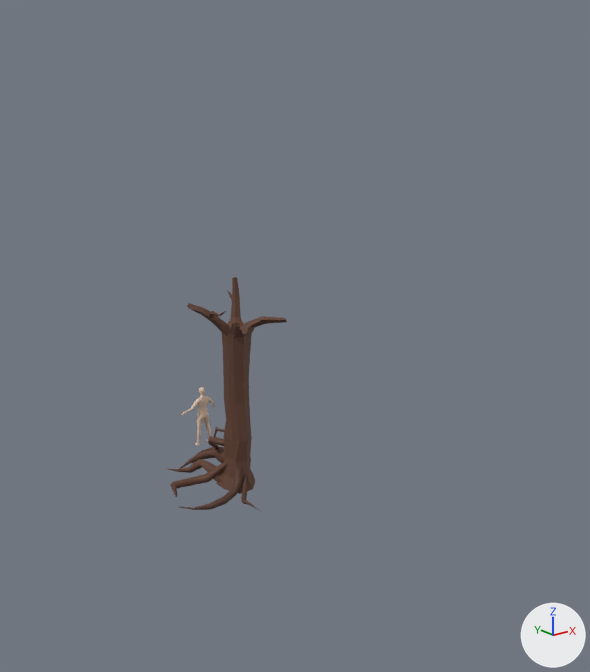
Two versions of the FBX model Amelia Blume/Assets/Meshes/hotw_v2.fbx, one commit apart.
Before and after are seen from a camera (50 mm lens) standing at (-44.2, -67.0, 40.5) and looking at (0.5, -11.2, 18.2). Lighting does not change. The marker at lower right points along +X, +Y and +Z. Where no turn or scale is listed for an object, it has been applied to the vertices.

Objects in the first picture: 'BezierCurve', 'Cube', 'python_hotw_makehuman-proxy741', 'root.002', 'root.003', 'root.004', 'root.005'.
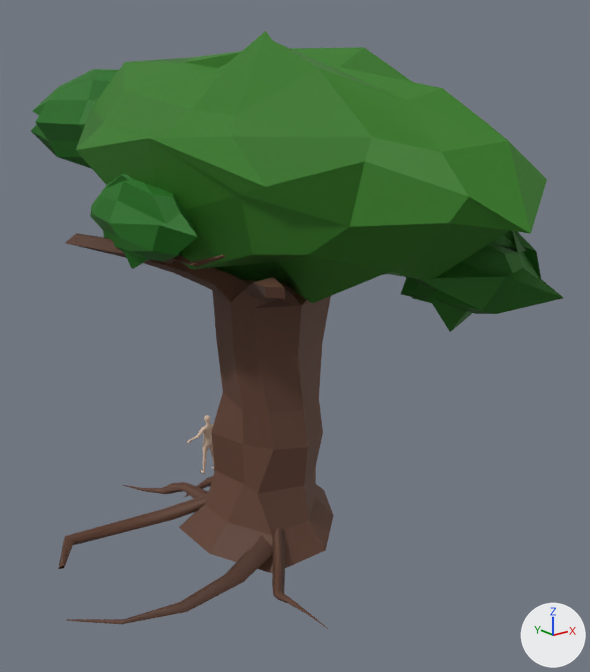
Boxes (x1, y1, x2, y2) around the edits, measured in the pictures (590 x 672 px):
'treetop.000', added (green)
    after: (76, 31, 547, 303)
'trunk', added (brown)
    after: (65, 233, 384, 574)
'treetop.004', added (green)
    after: (401, 230, 563, 332)
'treetop.001', added (green)
    after: (90, 173, 198, 269)
'Cube', deleted (brown)
    before: (187, 277, 287, 494)
'treetop.003', added (green)
    after: (31, 69, 119, 169)
'root.005', moved, turned, rescaled
    before: (180, 466, 243, 510)
    after: (66, 534, 273, 624)
'root.003', moved, turned, rescaled
    before: (170, 461, 228, 497)
    after: (58, 494, 208, 569)
'root.007', added (brown)
    after: (272, 528, 328, 629)
'python_hotw_makehuman-proxy741', moved
    before: (181, 387, 215, 446)
    after: (187, 415, 214, 474)
'root.002', moved, rescaled
    before: (169, 459, 223, 483)
    after: (121, 482, 209, 499)
'root.004', moved
    before: (179, 447, 225, 469)
    after: (185, 476, 213, 497)
'BezierCurve', deleted
    before: (241, 476, 261, 512)

Patch to the scene script:
```diff
--- a/Amelia Blume/Assets/Meshes/hotw_v2.fbx.py
+++ b/Amelia Blume/Assets/Meshes/hotw_v2.fbx.py
@@ ob_root_002 @@
 ob_root_002 = bpy.data.objects.new('root.002', me_mesh_001)
-ob_root_002.location = (-2.2, 0.0, 0.9)
+ob_root_002.location = (-3.6, -0.5, -2.1)
 ob_root_002.rotation_euler = (0.0, 0.0, 1.735)  # degrees (0, 0, 99)
+ob_root_002.scale = (2.1, 1.64, 1.0)
@@ ob_root_005 @@
 ob_root_005 = bpy.data.objects.new('root.005', me_mesh_007)
-ob_root_005.location = (-4.357, 0.0394, 0.233)
-ob_root_005.rotation_euler = (0.0832, 0.282, 1.892)  # degrees (4.8, 16, 108)
+ob_root_005.parent = ob_trunk
+ob_root_005.location = (5.533, -3.149, -1.012)
+ob_root_005.rotation_euler = (-0.00864, 0.37, -1.214)  # degrees (-0.5, 21, -70)
+ob_root_005.scale = (1.44, 1.35, 1.33)
@@ ob_beziercurve @@
-ob_beziercurve = bpy.data.objects.new('BezierCurve', me_mesh_006)
@@ ob_cube @@
-ob_cube = bpy.data.objects.new('Cube', me_cube_002)
@@ ob_root_004 @@
 ob_root_004 = bpy.data.objects.new('root.004', me_mesh_004)
-ob_root_004.location = (-2.0, 0.8, 1.9)
+ob_root_004.location = (-1.0, 0.0, -1.0)
@@ ob_root_003 @@
 ob_root_003 = bpy.data.objects.new('root.003', me_mesh)
-ob_root_003.location = (-2.625, 2.219, 0.233)
-ob_root_003.rotation_euler = (0.0, 0.0, 1.735)  # degrees (0, 0, 99)
+ob_root_003.parent = ob_trunk
+ob_root_003.location = (4.767, -1.968, -0.0681)
+ob_root_003.rotation_euler = (0.0, 0.0, -1.405)  # degrees (0, 0, -81)
+ob_root_003.scale = (1.28, 1.27, 1.24)
@@ ob_python_hotw_makehuman_proxy741 @@
 ob_python_hotw_makehuman_proxy741 = bpy.data.objects.new('python_hotw_makehuman-proxy741', me_hotw_makehuman_proxy741)
-ob_python_hotw_makehuman_proxy741.location = (0.0, 4.3, 1.9)
+ob_python_hotw_makehuman_proxy741.location = (0.0, 3.4, -1.1)
@@ ob_trunk @@
+ob_trunk = bpy.data.objects.new('trunk', me_cube_002_1)  # 138 vertices, 136 faces; spans x -5.8..6.7, y -7.5..7.2, z -1.0..27.9; in mat_tree_base (brown #5f3d2d), mat_tree_darker (brown #5c3b2c), mat_tree_lighter (brown #644130), mat_tree_darkest (brown #533628)
+ob_trunk.location = (0.5, -6.1, -1.3)
+ob_trunk.rotation_euler = (0.0, 0.0, -3.142)  # degrees (0, 0, -180)
+ob_trunk.scale = (2.35, 2.14, 1.14)
@@ ob_root_007 @@
+ob_root_007 = bpy.data.objects.new('root.007', me_mesh_006_1)  # 33 vertices, 28 faces; spans x -2.9..4.0, y -8.4..8.1, z -2.4..2.4; in mat_tree_darker (brown #5c3b2c), mat_tree_darkest (brown #533628)
+ob_root_007.location = (-5.2, -18.1, 0.2)
@@ ob_treetop_001 @@
+ob_treetop_001 = bpy.data.objects.new('treetop.001', me_sphere_001)  # 58 vertices, 64 faces; spans x -2.7..2.1, y -9.1..8.5, z -4.2..4.0; in mat_hotw_green_darker (dark green #186e10)
+ob_treetop_001.location = (-10.5, -3.3, 29.1)
@@ ob_treetop_004 @@
+ob_treetop_004 = bpy.data.objects.new('treetop.004', me_sphere_004)  # 58 vertices, 64 faces; spans x 5.2..12.5, y -10.8..6.2, z -7.5..1.0; in mat_hotw_green_darkest (dark green #276b1a)
+ob_treetop_004.location = (-4.5, -24.7, 29.5)
@@ ob_treetop_003 @@
+ob_treetop_003 = bpy.data.objects.new('treetop.003', me_sphere_003)  # 58 vertices, 64 faces; spans x -6.8..6.8, y -10.7..10.0, z -5.4..5.2; in mat_hotw_green_darker (dark green #186e10)
+ob_treetop_003.location = (-3.3, 13.3, 36.4)
@@ ob_treetop_000 @@
+ob_treetop_000 = bpy.data.objects.new('treetop.000', me_sphere)  # 114 vertices, 128 faces; spans x -13.7..12.0, y -29.4..28.6, z -9.3..13.3; in mat_hotw_green_base (dark green #2f7918)
+ob_treetop_000.location = (1.1, -6.2, 30.9)
```
